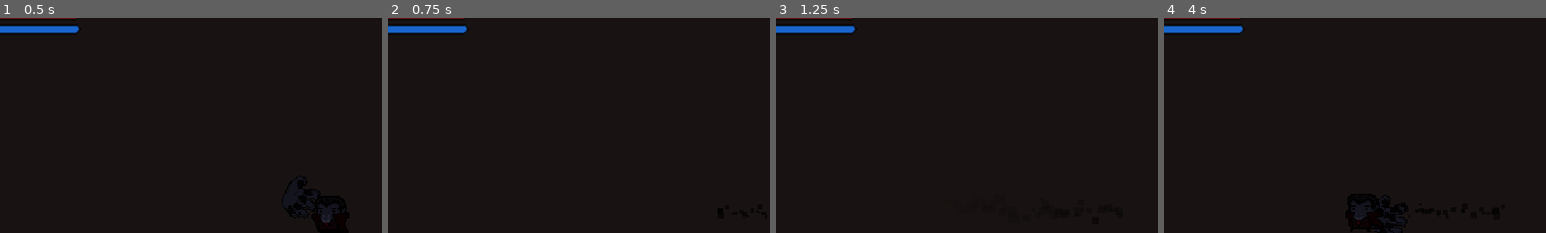
Above: before the commit, frames 1-4 (left to right).
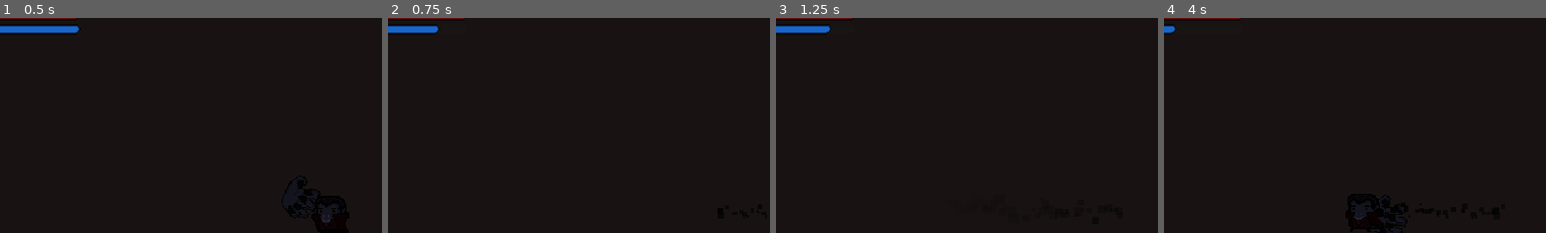
Above: after the commit, the same moments.

Repository: Lohrel/WlademirBizarreAdventures
Game: Godot game, scene res://scenes/level_generator.tscn
The game is run twice, just before and just after one commit, with the same random seed, the same clock (stepped at 60 frames per second) and the same inputs. The engine's default icon, where the game draws it, is replaced by a stand-in: a white triangle on a blue panel in a dark square.
Inputs (mouse positions are % of the whole screen's width and height, from its top left):
- Up to frame 1 (0.5 s): no input
- Up to frame 2 (0.75 s): tap Enter at 0.5 s; move the mouse to (72, 45) at 0.52 s; hold Right (move_right) from 0.53 s (still down); tap Shift (dash) at 0.6 s; click (72, 45) at 0.67 s
- Up to frame 3 (1.25 s): keep holding Right (move_right)
- Up to frame 4 (4 s): release Right (move_right) at 1.25 s; drag from (30, 55) to (66, 48) at 1.27 s; move the mouse to (60, 28) at 2.02 s; hold Right (move_right) 2.03-2.75 s; tap Shift (dash) at 2.1, 3.8 s; drag from (45, 70) to (20, 35) at 2.77 s; tap Space at 3.5 s; move the mouse to (80, 65) at 3.52 s; hold A (move_left) from 3.53 s (still down); tap Ctrl at 3.6 s
The pictures show only the part of the screen within x 7-57%, y 5-55%; the shares and areas given below are measured in that part.

Frame 1 is identical in both runs. In frame 2, 0.3% of the frame differs, in the area x 12-21%, y 3-8%; in frame 3, 0.2%; in frame 4, 0.6%, in the area x 2-21%, y 3-8%.

Commit message:
fix(gameplay): Resolve sunlight crash and HUD synchronization

Diff:
--- a/scripts/player.gd
+++ b/scripts/player.gd
@@ -42,6 +42,7 @@
 var _current_room: Node2D = null
 var _in_sunlight: bool = false
 var is_immortal: bool = false
+var sunlight_damage_reduction: float = 0.0
 
 # --- Inventário e Equipamento ---
 var equipment: Dictionary = {
@@ -104,6 +105,10 @@
 	_dash_speed = base_dash_speed
 	dash_mana_cost = base_dash_mana
 	dash_cooldown_time = base_dash_cooldown
+
+	# Sunlight reduction calculation
+	var total_sun_reduction = 0.0
+
 	var hand = get_node_or_null("garra_player/hand")
 	if hand:
 		hand.attack_damage = base_attack_damage
@@ -122,6 +127,7 @@
 						if hand: hand.attack_damage += bonus
 					"dash_mana_cost_reduction": dash_mana_cost -= bonus
 					"dash_cooldown_reduction": dash_cooldown_time -= bonus
+					"sunlight_damage_reduction": total_sun_reduction += bonus
 
 	# Clampa valores
 	health = min(health, max_health)
@@ -188,7 +194,10 @@
 
 	# Aplica dano solar se exposto
 	if _in_sunlight:
-		take_damage(15.0 * delta)
+		var dmg = 15.0 * delta
+		# Reduz dano se tiver equipamento (ex: Hat)
+		dmg = max(0, dmg - (dmg * sunlight_damage_reduction))
+		take_damage(dmg)
 
 	# Aplica regeneração passiva de vida
 	if health < max_health and passive_regen_percent > 0:
@@ -335,11 +344,11 @@
 
 	var hud = get_parent().get_node_or_null("HUD")
 	if hud:
-		var health_bar = hud.get_node_or_null("Control/MarginContainer/VBoxContainer/HealthBar")
+		var health_bar = hud.get_node_or_null("Control/VBoxContainer/HealthBar")
 		if health_bar:
 			health_bar.max_value = max_health
 			health_bar.value = health
-		var mana_bar = hud.get_node_or_null("Control/MarginContainer/VBoxContainer/ManaBar")
+		var mana_bar = hud.get_node_or_null("Control/VBoxContainer/ManaBar")
 		if mana_bar:
 			mana_bar.max_value = max_mana
 			mana_bar.value = mana
@@ -351,7 +360,7 @@
 		_update_equipment_slot_ui(hud, "Ring", Equipment.Slot.RING)
 
 func _update_equipment_slot_ui(hud: Node, slot_name: String, slot_enum: int) -> void:
-	var path = "Control/MarginContainer/VBoxContainer/EquipmentSlots/" + slot_name
+	var path = "Control/VBoxContainer/EquipmentSlots/" + slot_name
 	var slot_node = hud.get_node_or_null(path)
 	if slot_node and slot_node is TextureRect:
 		var item = equipment[slot_enum]
